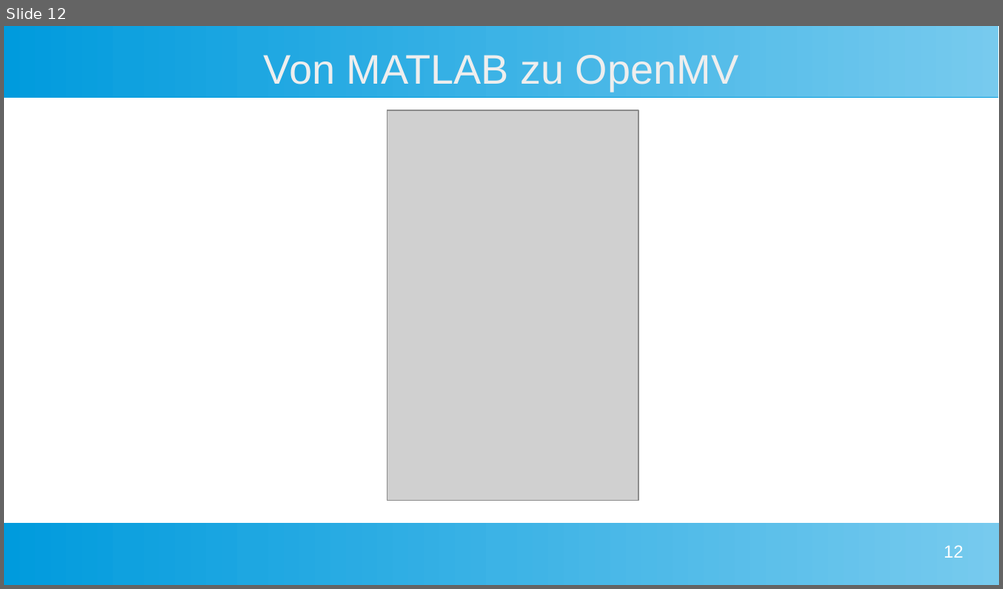
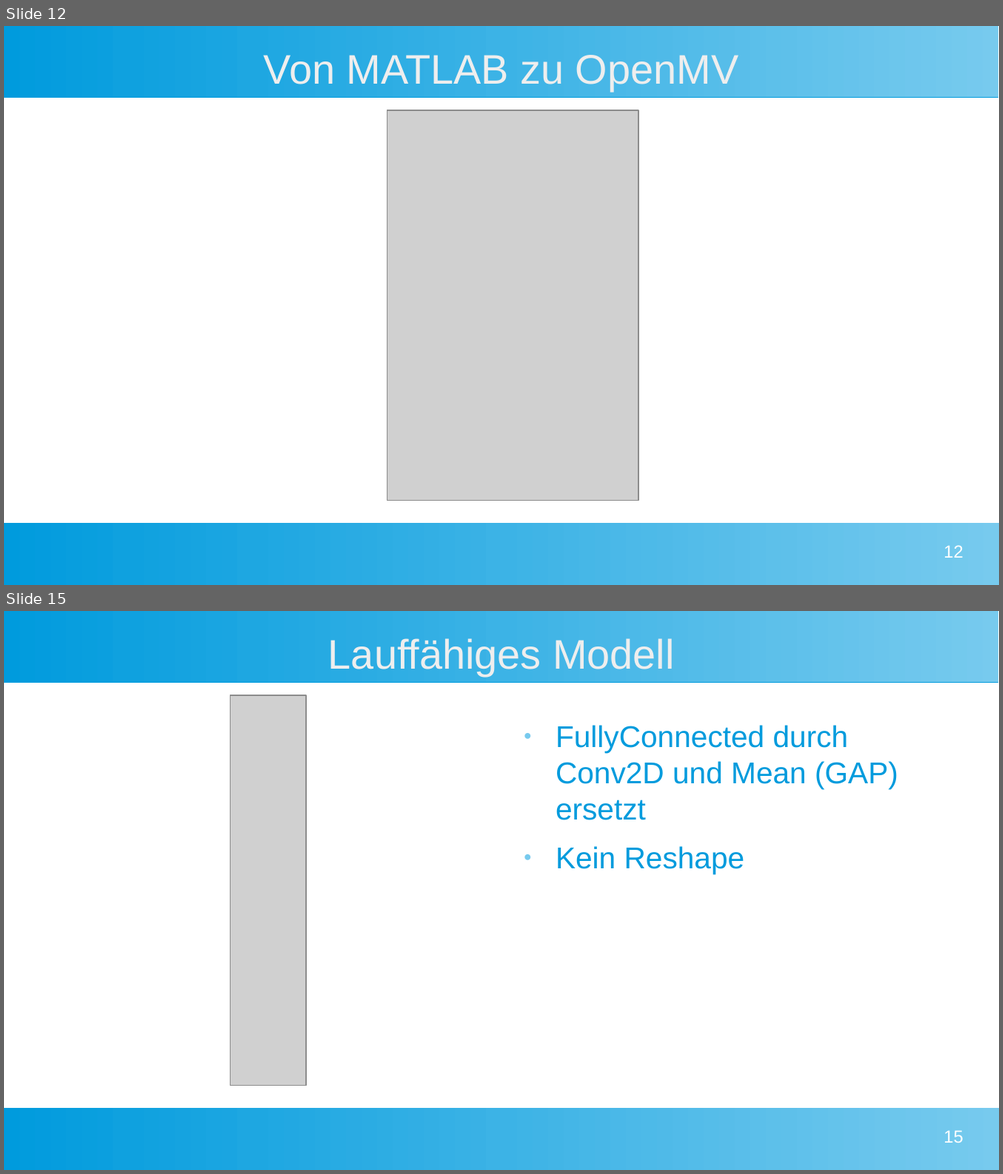
Before and after one commit to Commander-Philip/the-machine-learning-brick, a slide deck: docs/Präsentation Philip.odp. Shown one above the other, each under a label of ours: slide 12 before the commit, slides 12 and 15 after it; the slides between them are not shown. The pictures are 1003x589 and 1003x1174 pixels, drawn with LibreOffice and Linux fonts; fonts in the diff are those of the drawing; grey boxes stand for pictures. Boxes give left, top, right and bottom in pixels: in the first picture for what was removed or moved away, otherwise in the second. Text is boxed around its words. In the diff, an @@ line names an element or a change of style, - is before the commit and + after.

```diff
--- a/docs/Präsentation Philip.odp
+++ b/docs/Präsentation Philip.odp
@@ slide 15 added at bbox=[4, 611, 999, 1170], background #FFFFFF; not listed: 2 template elements that a slide beside it also shows @@
@@ title added at bbox=[328, 638, 674, 676], 33 pt, text #EEEEEE @@
+Lauffähiges Modell
@@ picture added at bbox=[230, 696, 307, 1087] @@
@@ text added at bbox=[555, 725, 898, 874], 24 pt, text #009BDD @@
+● FullyConnected durch Conv2D und Mean (GAP) ersetzt
+● Kein Reshape
@@ page number added at bbox=[943, 1130, 962, 1143], 14 pt, text #FFFFFF @@
+15
```
Also in this commit, not shown: 3 slides changed, 3 other slides added, 1 other file.
